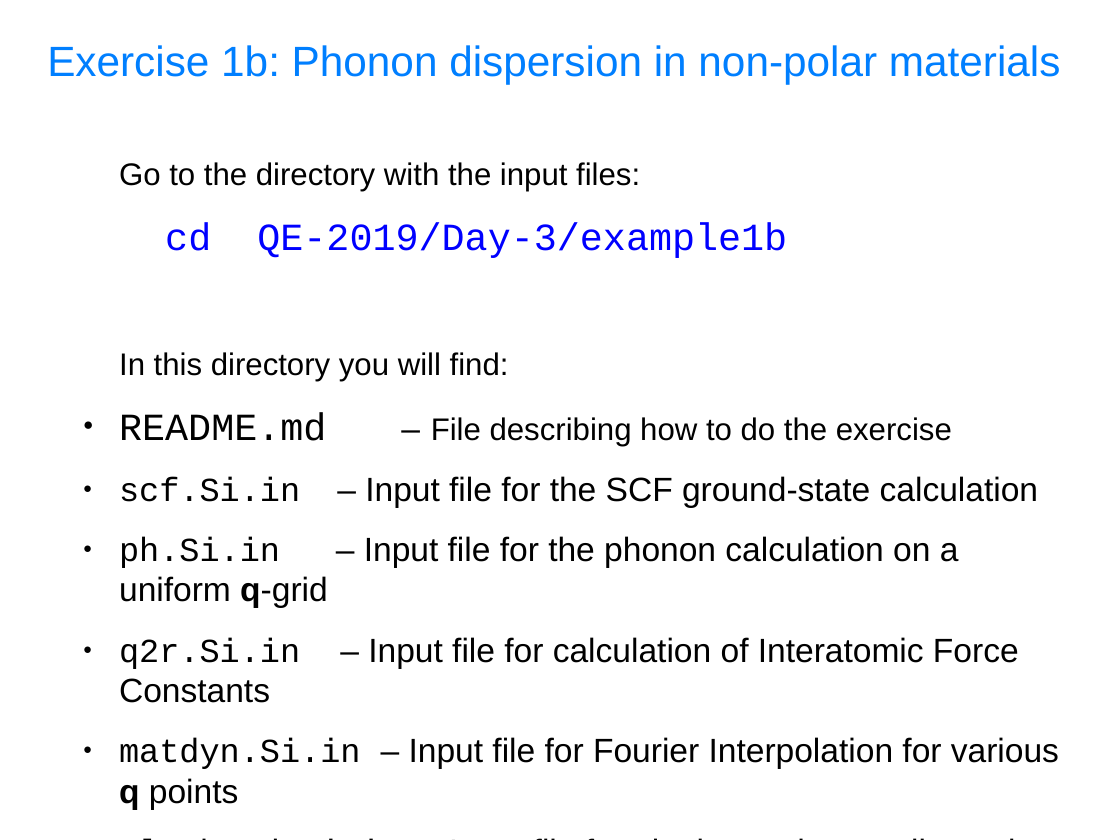
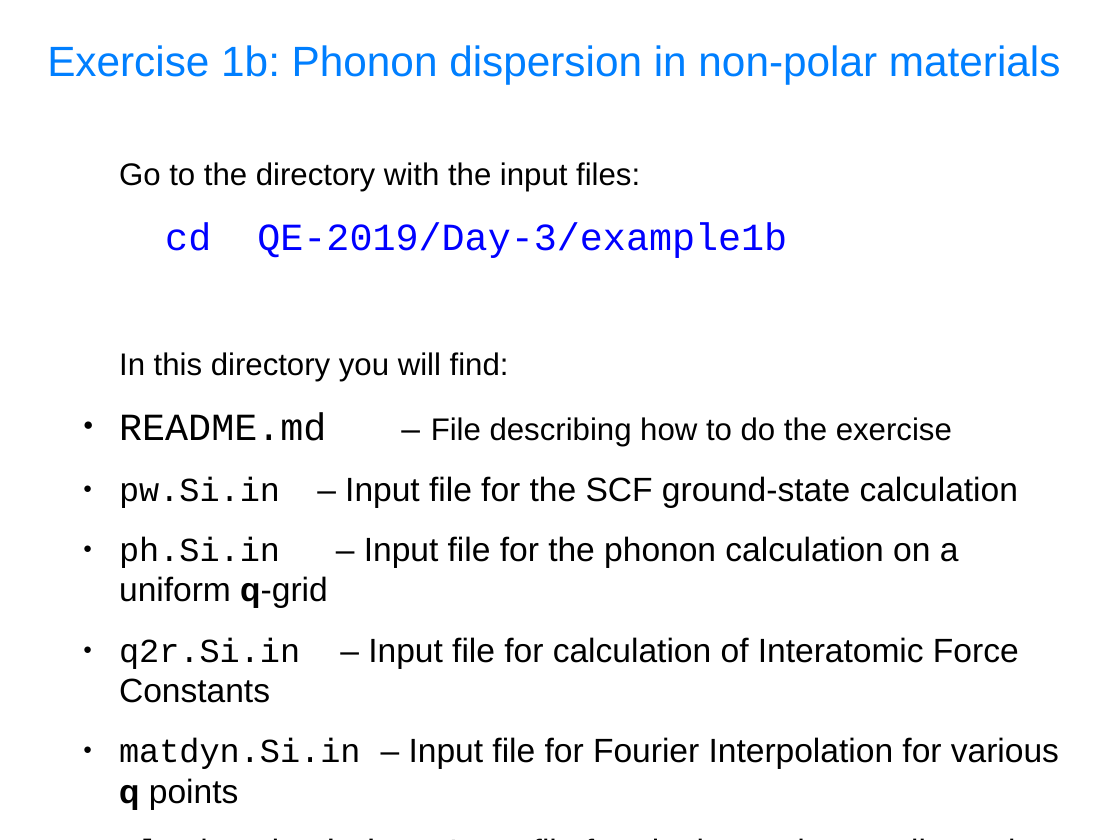
Before and after one commit to aravindhk/QESummerSchool, a slide deck: slide 18 of slides.sources/handson-day3-DFPT.odp. Drawn at 1120x840 pixels with LibreOffice and Linux fonts; fonts in the diff are those of the drawing. Boxes give left, top, right and bottom in pixels: in the first picture for what was removed or moved away, otherwise in the second. Text is boxed around its words. In the diff, an @@ line names an element or a change of style, - is before the commit and + after.

```diff
--- a/slides.sources/handson-day3-DFPT.odp
+++ b/slides.sources/handson-day3-DFPT.odp
@@ text at bbox=[345, 476, 1019, 507]: text changed @@
-● scf.Si.in – Input file for the SCF ground-state calculation
+● pw.Si.in – Input file for the SCF ground-state calculation
```
Also in this commit, not shown: 7 other slides changed, 1 other file.
